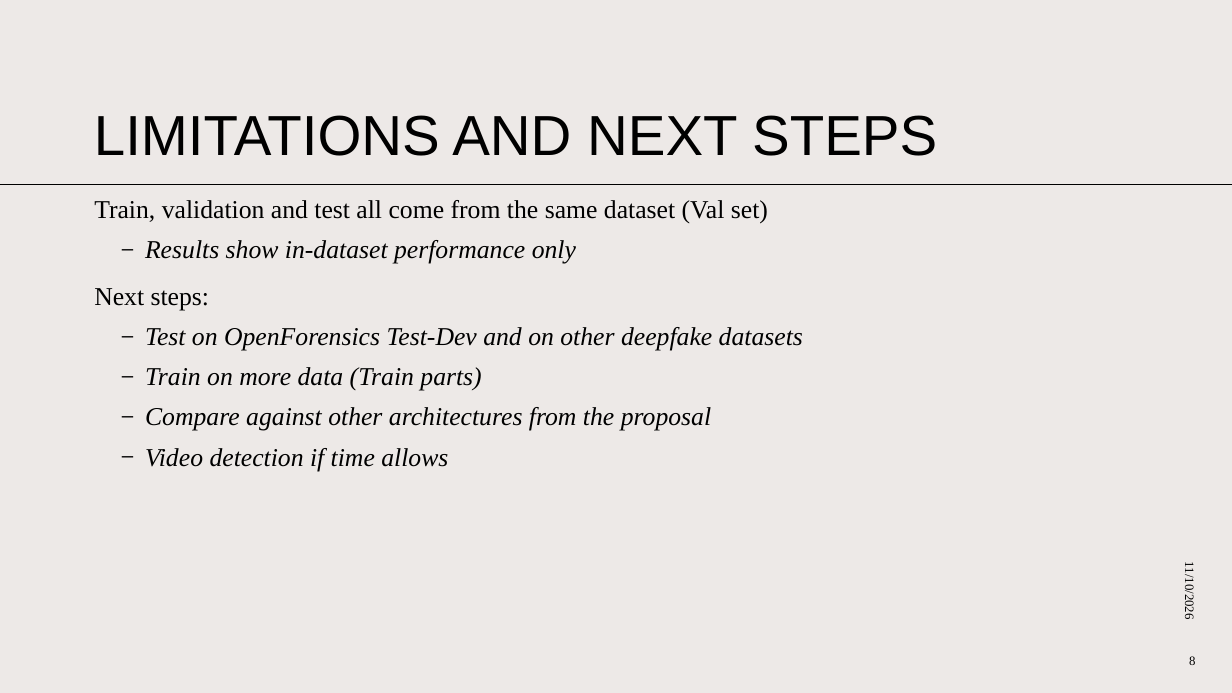
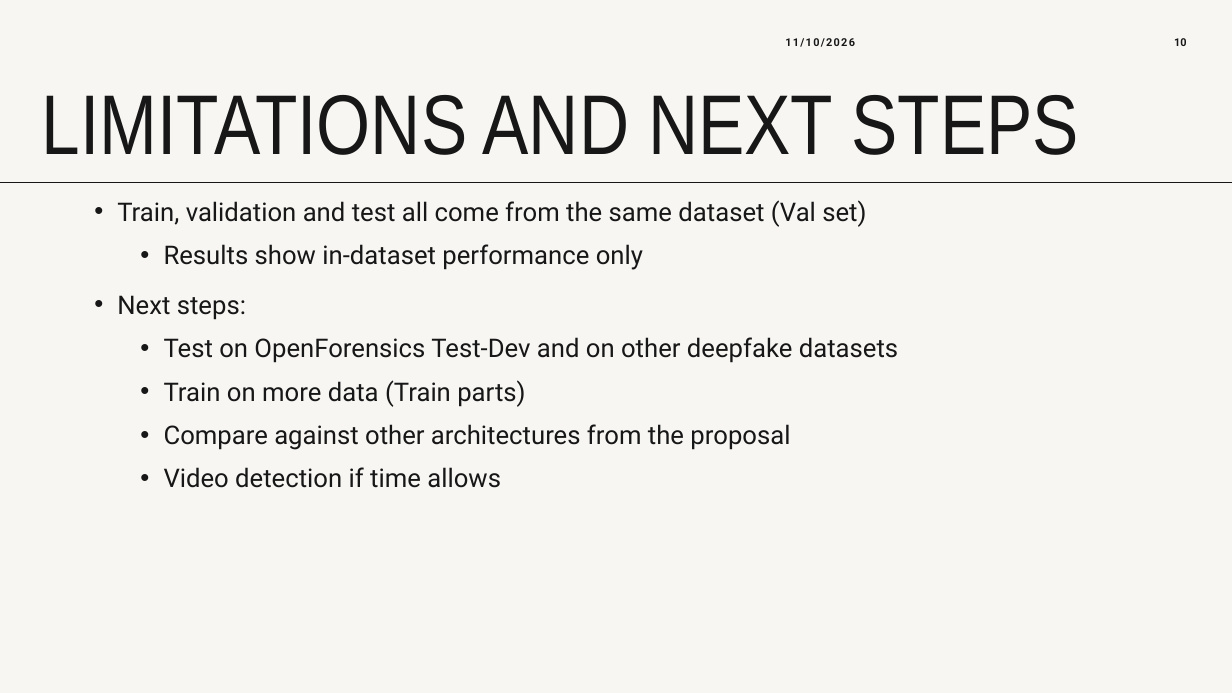
Before and after one commit to elpaelpa/COSC-3326-Assignments, a slide deck: slide 10 of Project/docs/Results.pptx (slide 8 before the commit). Drawn at 1232x693 pixels with LibreOffice and Linux fonts; fonts in the diff are those of the drawing. Boxes give left, top, right and bottom in pixels: in the first picture for what was removed or moved away, otherwise in the second. Text is boxed around its words. In the diff, an @@ line names an element or a change of style, - is before the commit and + after.

```diff
--- a/Project/docs/Results.pptx
+++ b/Project/docs/Results.pptx
@@ background #EDE9E7 to #F7F6F3 @@
@@ text "11/10/2026": place and size @@
-text "11/10/2026" at [1182, 568, 1196, 619]
+text "11/10/2026" at [785, 38, 855, 47]
@@ text "11/10/2026" at [785, 38, 855, 47]: size 10 to 8.5 pt, font Times New Roman to Roboto, text colour #000000 to #171717, letter spacing 0 to 1 pt, bold on; alignment right to left; rotation 90 to 0 degrees @@
@@ page number added at [1174, 38, 1187, 46], 8.5 pt, text #171717, bold @@
+10
@@ title "LIMITATIONS AND NEXT STEPS": place and size @@
-title "LIMITATIONS AND NEXT STEPS" at [94, 115, 937, 156]
+title "LIMITATIONS AND NEXT STEPS" at [42, 95, 1078, 155]
@@ title "LIMITATIONS AND NEXT STEPS" at [42, 95, 1078, 155]: size 44 to 66 pt, font Arial to Arial Narrow, text colour #000000 to #171717; line spacing 0.9 to 0.7 @@
@@ line moved from (1232, 184) - (0, 184) to (0, 182) - (1232, 182) @@
@@ line (0, 182) - (1232, 182): stroke #000000 0.5 pt to #171717 0.75 pt @@
@@ text "Train, validation and test all ..." at [117, 200, 898, 488]: font Times New Roman to Roboto, text colour #000000 to #171717; italic off in "Results show in-dataset performance only", "Test on OpenForensics Test-Dev and on other ...", "Train on more data (Train parts)", "Compare against other architectures from the proposal" and 1 more places; bullet none to •; line spacing 1.1 to 1.2; bullet – to • @@
@@ page number removed at [1189, 656, 1195, 665] @@
-8
```
Also in this commit, not shown: 8 other slides changed, 3 slides added, 8 other files.
